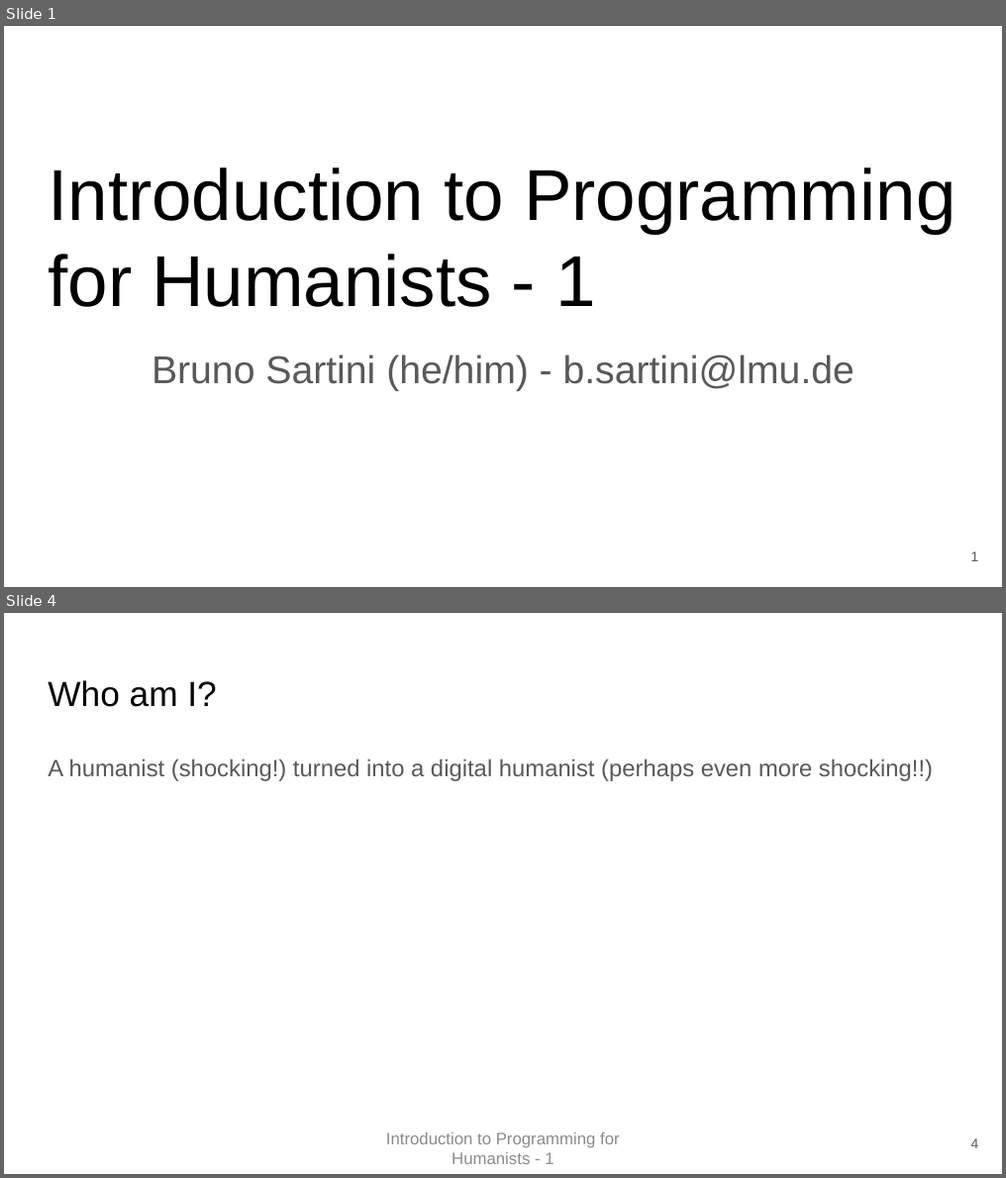
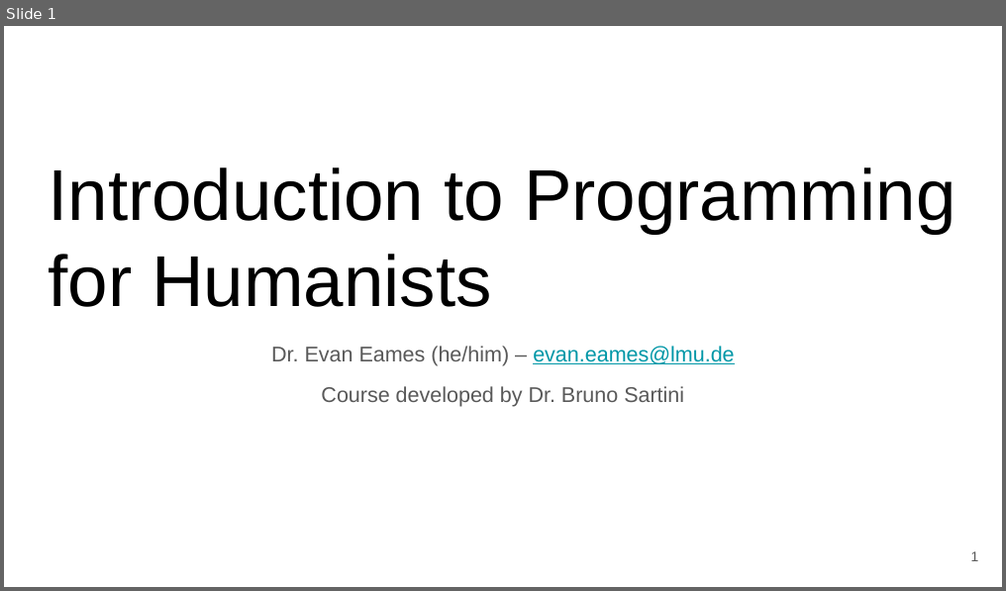
Before and after one commit to EvanEames/IPFH2526, a slide deck: week1/First Class.pptx. Shown one above the other, each under a label of ours: slides 1 and 4 before the commit, slide 1 after it; the slides between them are not shown. The pictures are 1006x1178 and 1006x591 pixels, drawn with LibreOffice and Linux fonts; fonts in the diff are those of the drawing. Boxes give left, top, right and bottom in pixels: in the first picture for what was removed or moved away, otherwise in the second. Text is boxed around its words. In the diff, an @@ line names an element or a change of style, - is before the commit and + after.

```diff
--- a/week1/First Class.pptx
+++ b/week1/First Class.pptx
@@ slide 4 removed at bbox=[4, 613, 1002, 1174], background #FFFFFF @@
@@ title removed at bbox=[48, 680, 216, 707] @@
-Who am I?
@@ text removed at bbox=[48, 759, 933, 781] @@
-A humanist (shocking!) turned into a digital humanist (perhaps even more shocking!!)
@@ text removed at bbox=[386, 1133, 620, 1164] @@
-Introduction to Programming for Humanists - 1
@@ page number removed at bbox=[971, 1139, 979, 1149] @@
-4
@@ slide 1 changed as well @@
@@ title at bbox=[48, 168, 955, 307]: text changed @@
-Introduction to Programming for Humanists - 1
+Introduction to Programming for Humanists
@@ subtitle at bbox=[271, 346, 734, 407]: text changed; size 28 to 15.4 pt @@
-Bruno Sartini (he/him) - b.sartini@lmu.de
+Dr. Evan Eames (he/him) – evan.eames@lmu.de
+Course developed by Dr. Bruno Sartini
```
Also in this commit, not shown: 14 other slides changed, 21 other slides removed, 3 other files.
